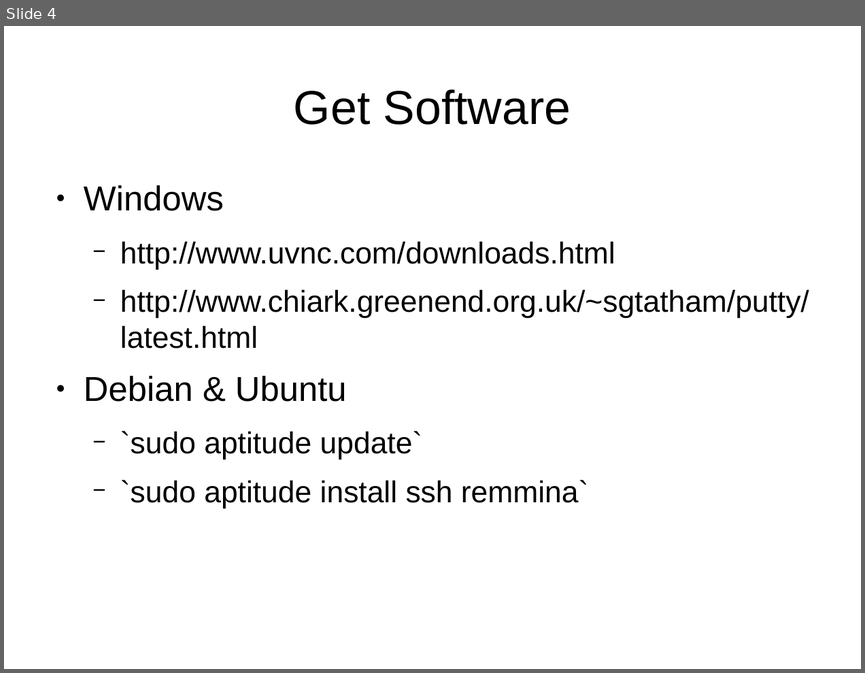
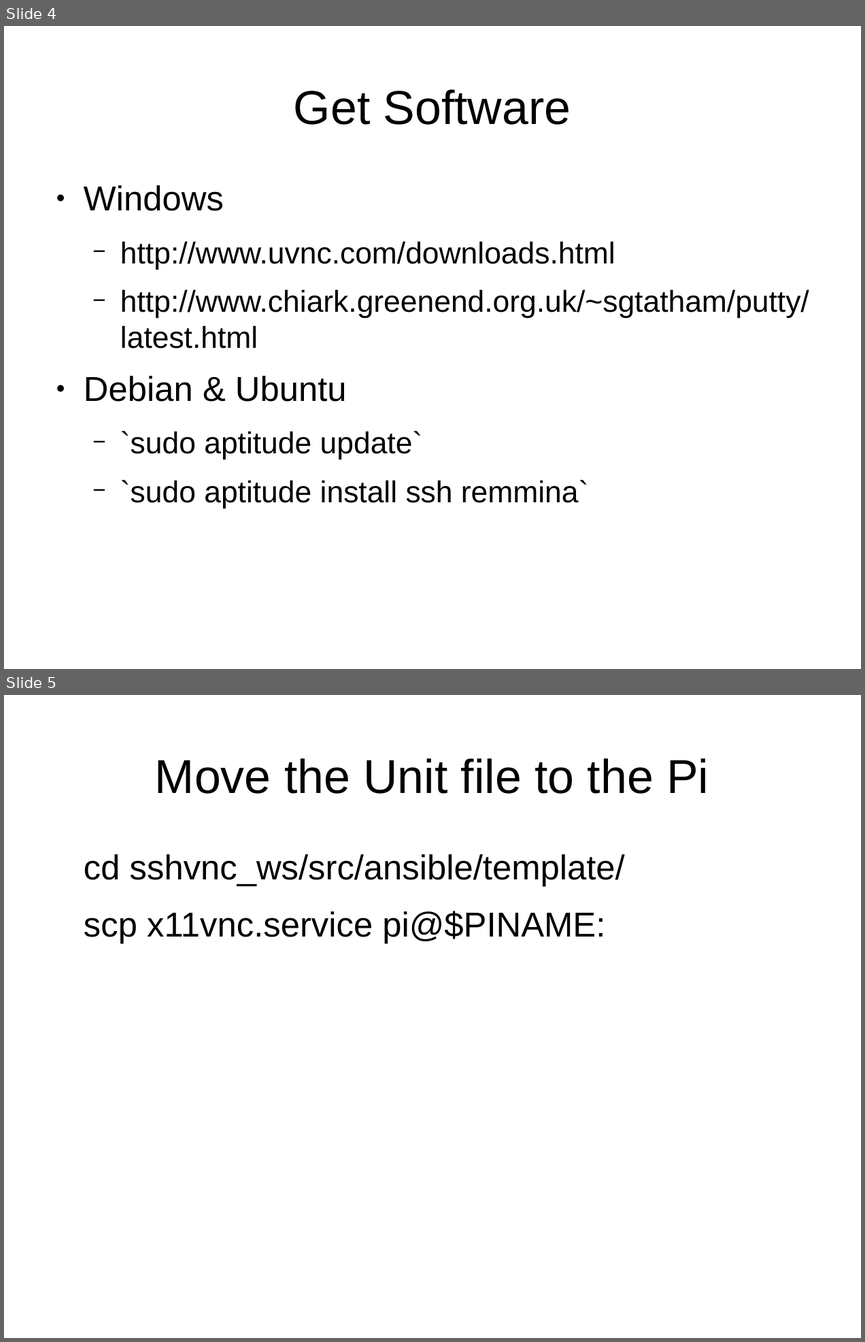
Before and after one commit to Oflameo/sshvnc_ws, a slide deck: doc/sshvnc.odp. Shown one above the other, each under a label of ours: slide 4 before the commit, slides 4 and 5 after it. The pictures are 865x673 and 865x1342 pixels, drawn with LibreOffice and Linux fonts; fonts in the diff are those of the drawing. Boxes give left, top, right and bottom in pixels: in the first picture for what was removed or moved away, otherwise in the second. Text is boxed around its words. In the diff, an @@ line names an element or a change of style, - is before the commit and + after.

```diff
--- a/doc/sshvnc.odp
+++ b/doc/sshvnc.odp
@@ slide 5 added at box(4, 695, 861, 1338), background #FFFFFF @@
@@ title added at box(155, 758, 708, 794), 44 pt, text #000000 @@
+Move the Unit file to the Pi
@@ text added at box(84, 854, 625, 943), 32 pt, text #000000 @@
+cd sshvnc_ws/src/ansible/template/
+scp x11vnc.service pi@$PINAME:
```
Also in this commit, not shown: 8 other slides added, 1 slide removed, 12 other files.
